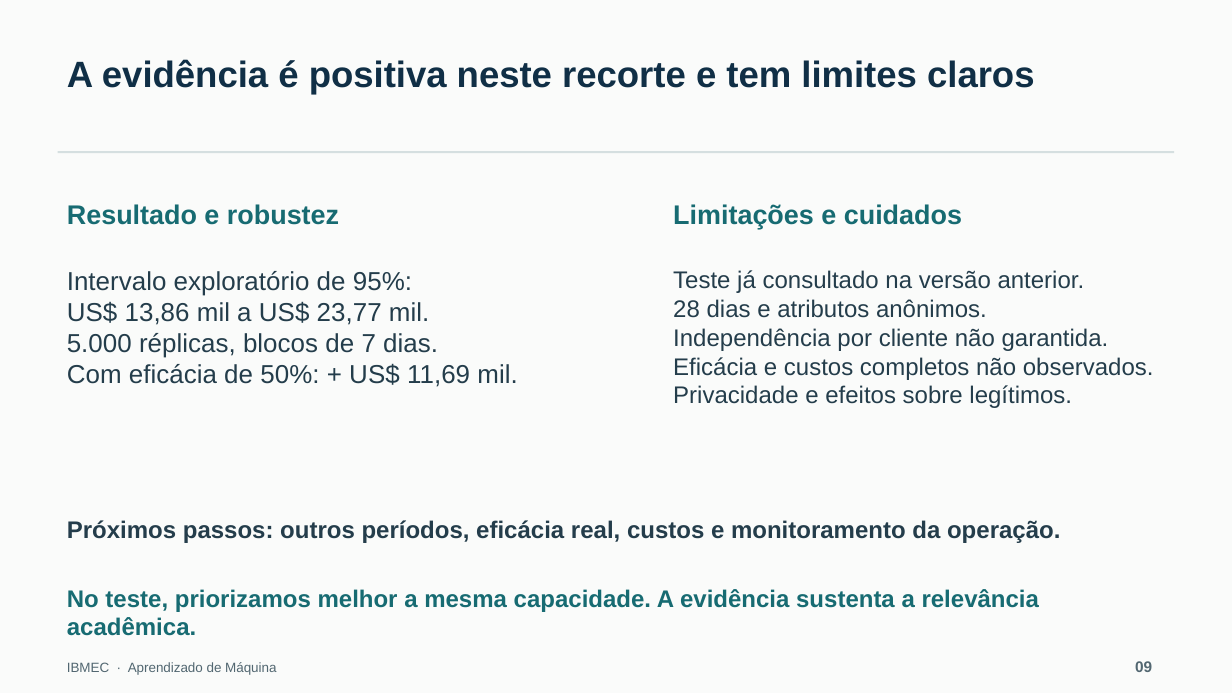
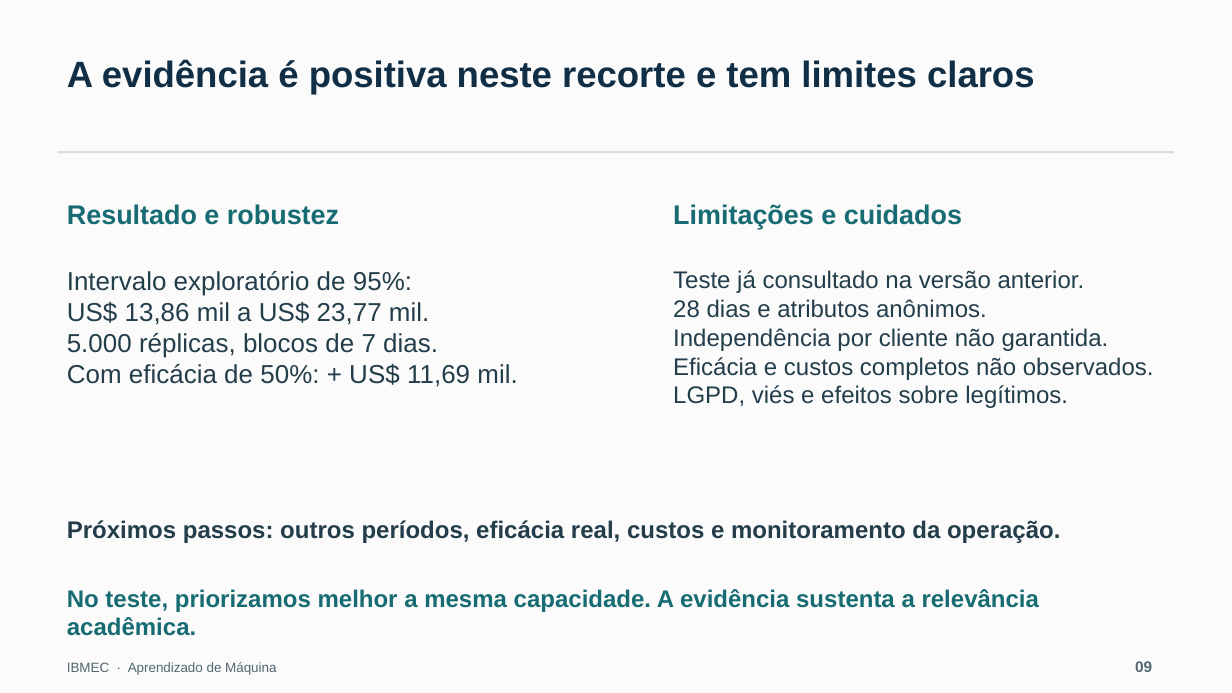
Before and after one commit to joao-castroo/deteccao-fraudes-ml-ibmec, a slide deck: slide 9 of deliverables/apresentacao_Fraude.pptx. Drawn at 1232x693 pixels with LibreOffice and Linux fonts; fonts in the diff are those of the drawing. Boxes give left, top, right and bottom in pixels: in the first picture for what was removed or moved away, otherwise in the second. Text is boxed around its words. In the diff, an @@ line names an element or a change of style, - is before the commit and + after.

```diff
--- a/deliverables/apresentacao_Fraude.pptx
+++ b/deliverables/apresentacao_Fraude.pptx
@@ text at (673,385,1068,408): text changed @@
-Privacidade e efeitos sobre legítimos.
+LGPD, viés e efeitos sobre legítimos.
```
Also in this commit, not shown: 4 other slides changed, 22 other files.
